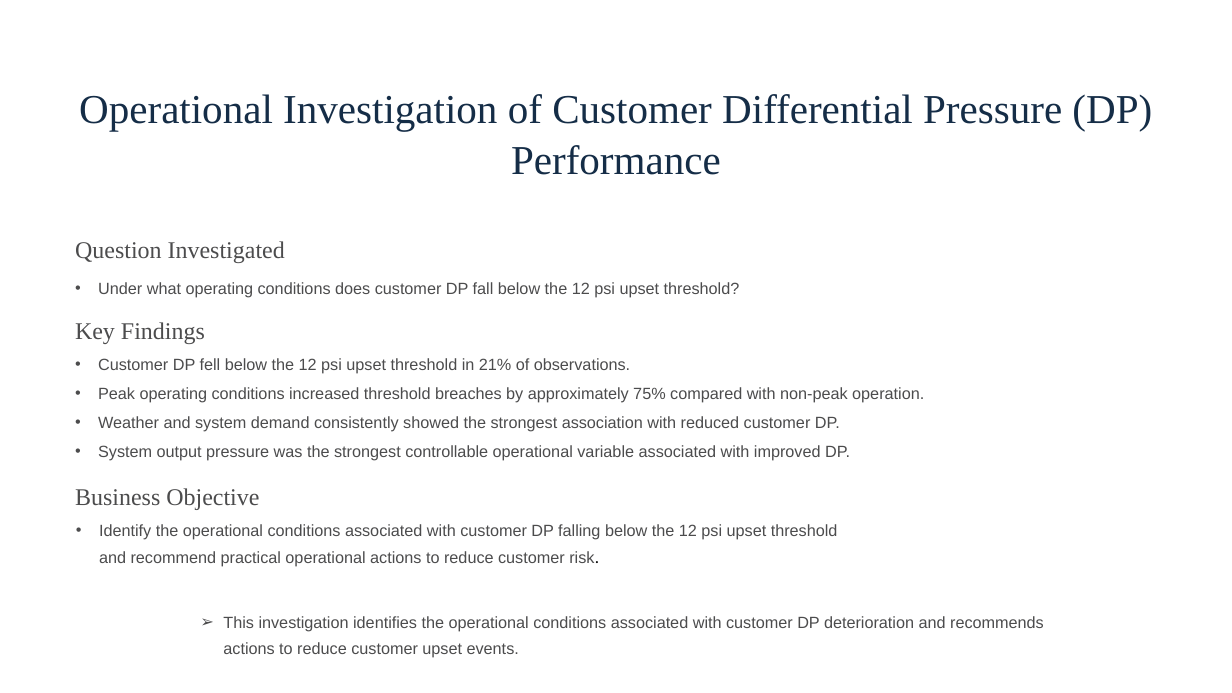
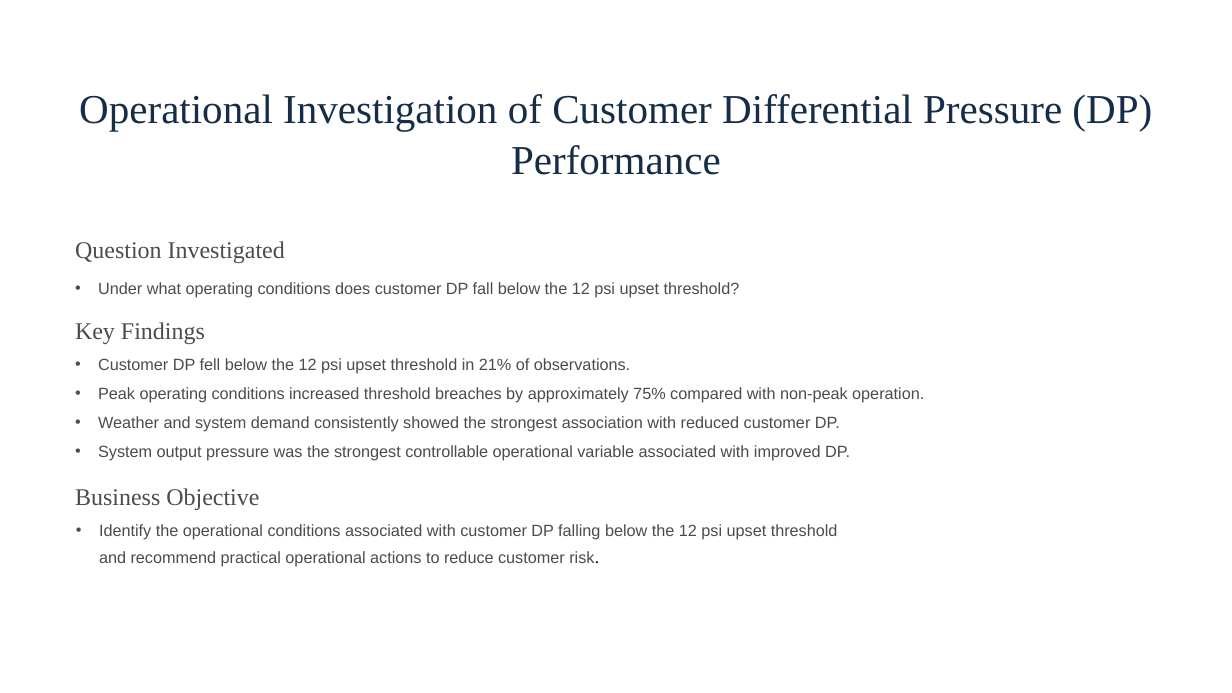
Before and after one commit to danyyen/dp-driver-analysis, a slide deck: slide 1 of presentation slide/Operational-Investigation-of-Customer-DP.pptx. Drawn at 1232x693 pixels with LibreOffice and Linux fonts; fonts in the diff are those of the drawing. Boxes give left, top, right and bottom in pixels: in the first picture for what was removed or moved away, otherwise in the second. Text is boxed around its words. In the diff, an @@ line names an element or a change of style, - is before the commit and + after.

```diff
--- a/presentation slide/Operational-Investigation-of-Customer-DP.pptx
+++ b/presentation slide/Operational-Investigation-of-Customer-DP.pptx
@@ text removed at (223,616,1044,658) @@
-➢ This investigation identifies the operational conditions associated with customer DP deterioration and recommends actions to reduce customer upset events.
```
Also in this commit, not shown: 4 other slides changed, 1 slide added, 4 slides removed, 5 other files.
